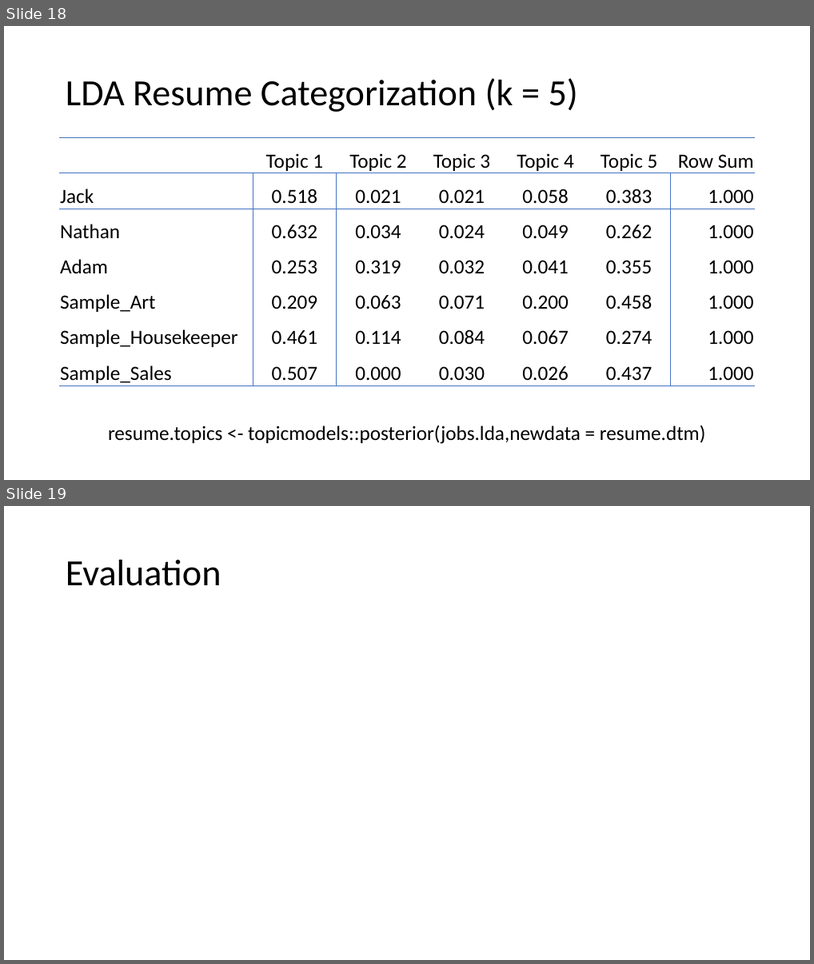
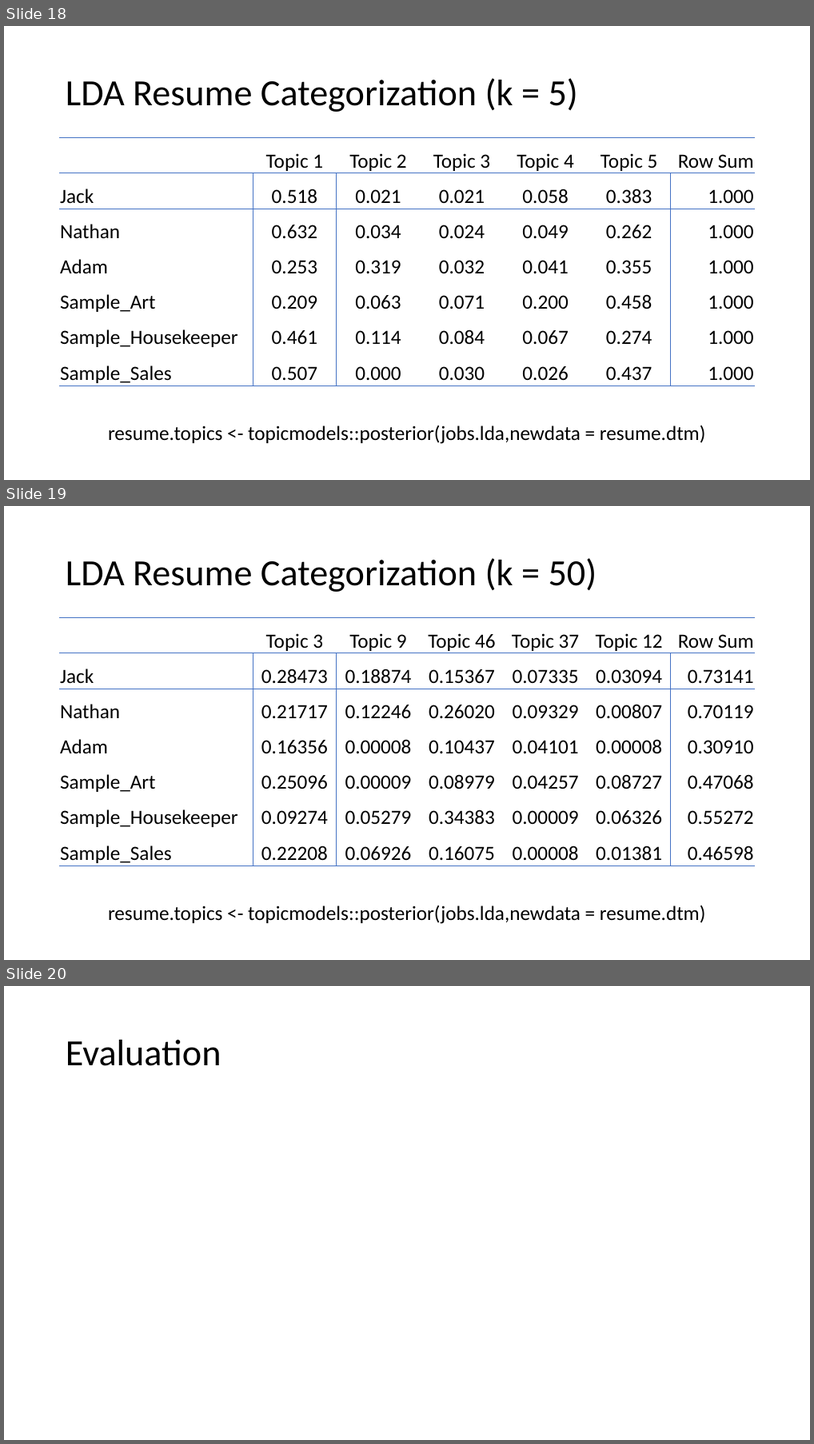
Before and after one commit to adam-sampson/Job_Desc_Text_Analytics, a slide deck: Jobs Analysis.pptx. Shown one above the other, each under a label of ours: slides 18 and 19 before the commit, slides 18, 19 and 20 after it. The pictures are 814x964 and 814x1444 pixels, drawn with LibreOffice and Linux fonts; fonts in the diff are those of the drawing. Boxes give left, top, right and bottom in pixels: in the first picture for what was removed or moved away, otherwise in the second. Text is boxed around its words. In the diff, an @@ line names an element or a change of style, - is before the commit and + after.

Commit message:
LDA added k=50

```diff
--- a/Jobs Analysis.pptx
+++ b/Jobs Analysis.pptx
@@ slide 19 added at [4,506,810,960], background #FFFFFF @@
@@ title added at [66,558,598,592], 44 pt, text #000000 @@
+LDA Resume Categorization (k = 50)
@@ table added at [60,618,754,866], 7 rows, 7 columns @@
+ | Topic 3 | Topic 9 | Topic 46 | Topic 37 | Topic 12 | Row Sum
+Jack | 0.28473 | 0.18874 | 0.15367 | 0.07335 | 0.03094 | 0.73141
+Nathan | 0.21717 | 0.12246 | 0.26020 | 0.09329 | 0.00807 | 0.70119
+Adam | 0.16356 | 0.00008 | 0.10437 | 0.04101 | 0.00008 | 0.30910
+Sample_Art | 0.25096 | 0.00009 | 0.08979 | 0.04257 | 0.08727 | 0.47068
+Sample_Housekeeper | 0.09274 | 0.05279 | 0.34383 | 0.00009 | 0.06326 | 0.55272
+Sample_Sales | 0.22208 | 0.06926 | 0.16075 | 0.00008 | 0.01381 | 0.46598
@@ text added at [108,905,706,924], 24 pt, text #000000 @@
+resume.topics <- topicmodels::posterior(jobs.lda,newdata = resume.dtm)
@@ what was slide 19 is now slide 20 @@
```
